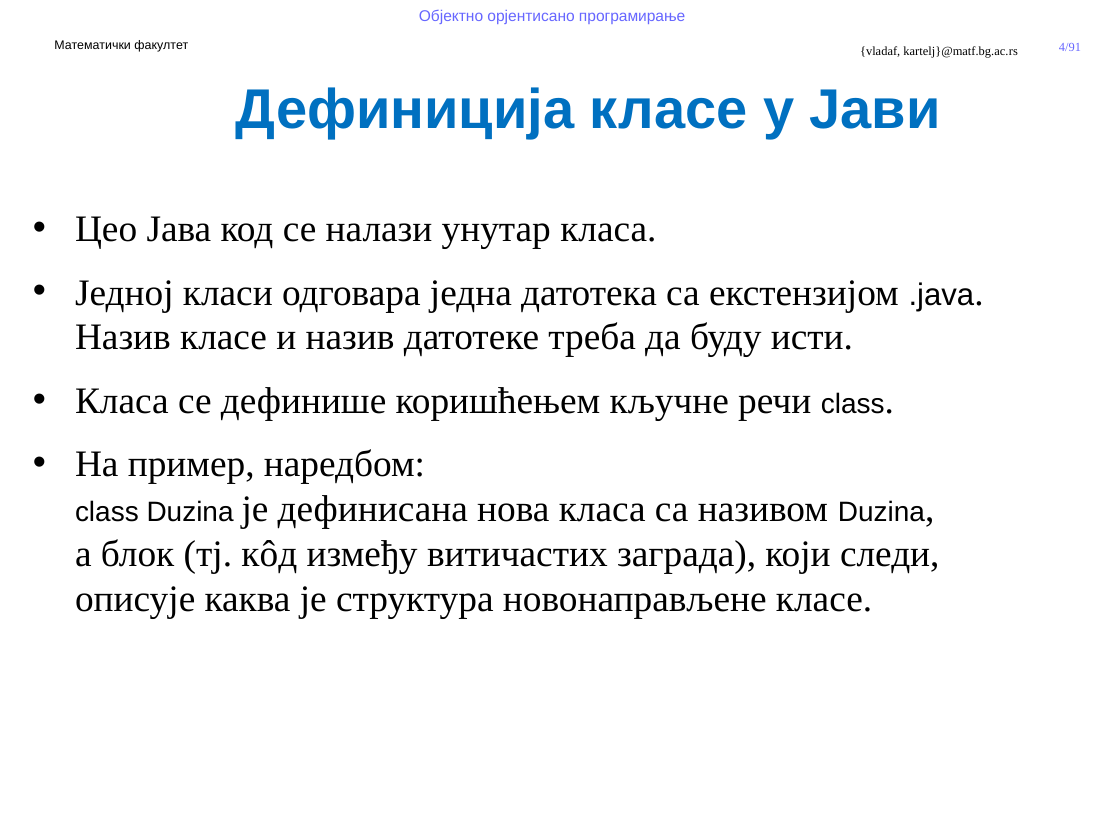
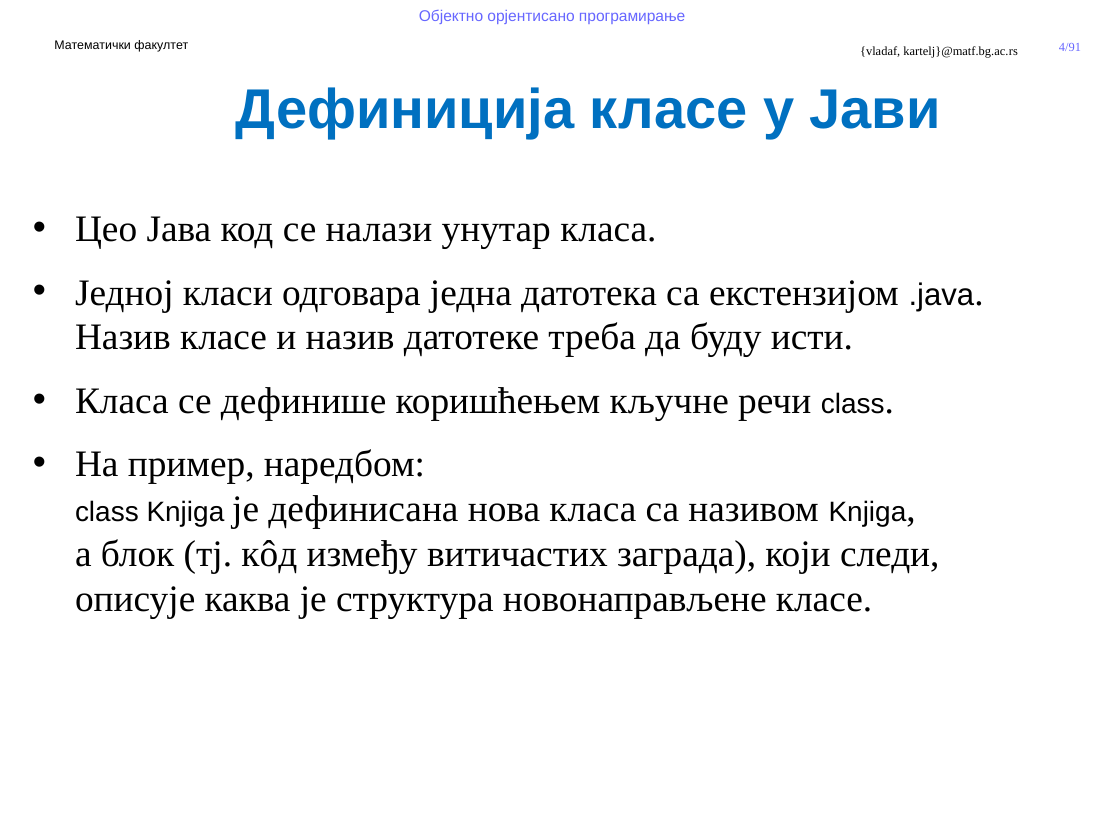
Before and after one commit to MatfOOP/OOP, a slide deck: slide 4 of predavanja/prezentacije/OOP09-Klase u Javi.pptx. Drawn at 1120x840 pixels with LibreOffice and Linux fonts; fonts in the diff are those of the drawing; background and template pictures are left out. Boxes give left, top, right and bottom in pixels: in the first picture for what was removed or moved away, otherwise in the second. Text is boxed around its words. In the diff, an @@ line names an element or a change of style, - is before the commit and + after.

```diff
--- a/predavanja/prezentacije/OOP09-Klase u Javi.pptx
+++ b/predavanja/prezentacije/OOP09-Klase u Javi.pptx
@@ text at <box>75,449,940,618</box>: text changed @@
-• На пример, наредбом:
-  class Duzina је дефинисана нова класа са називом Duzina,
-  а блок (тј. кôд између витичастих заграда), који следи,
-  описује каква је структура новонаправљене класе.
+• На пример, наредбом:
+  class Knjiga је дефинисана нова класа са називом Knjiga,
+  а блок (тј. кôд између витичастих заграда), који следи,
+  описује каква је структура новонаправљене класе.
```
Also in this commit, not shown: 3 other files.
